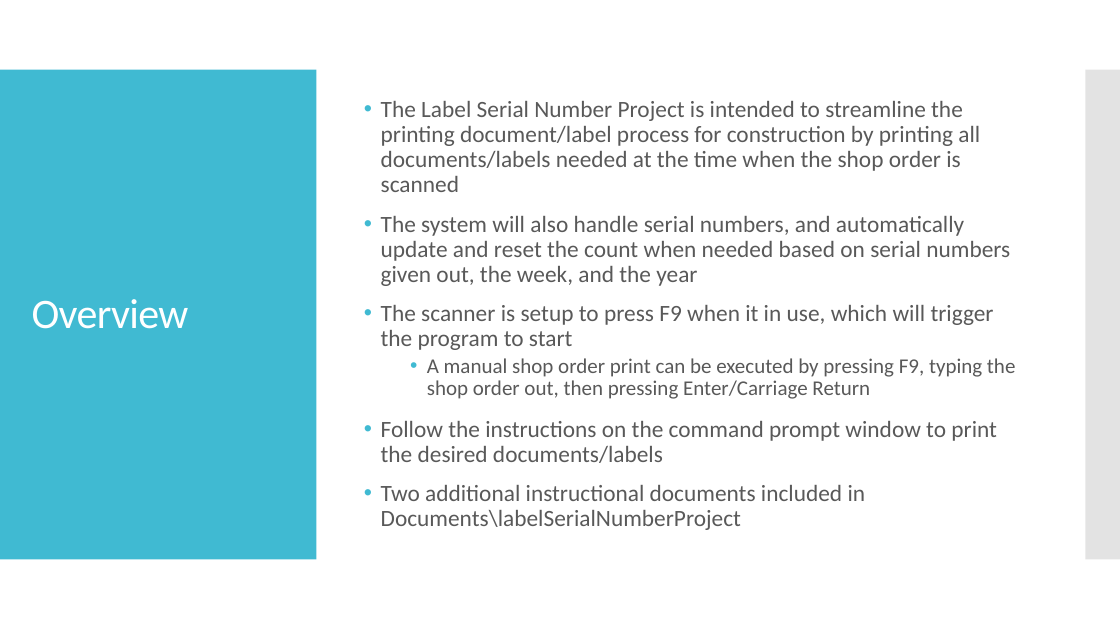
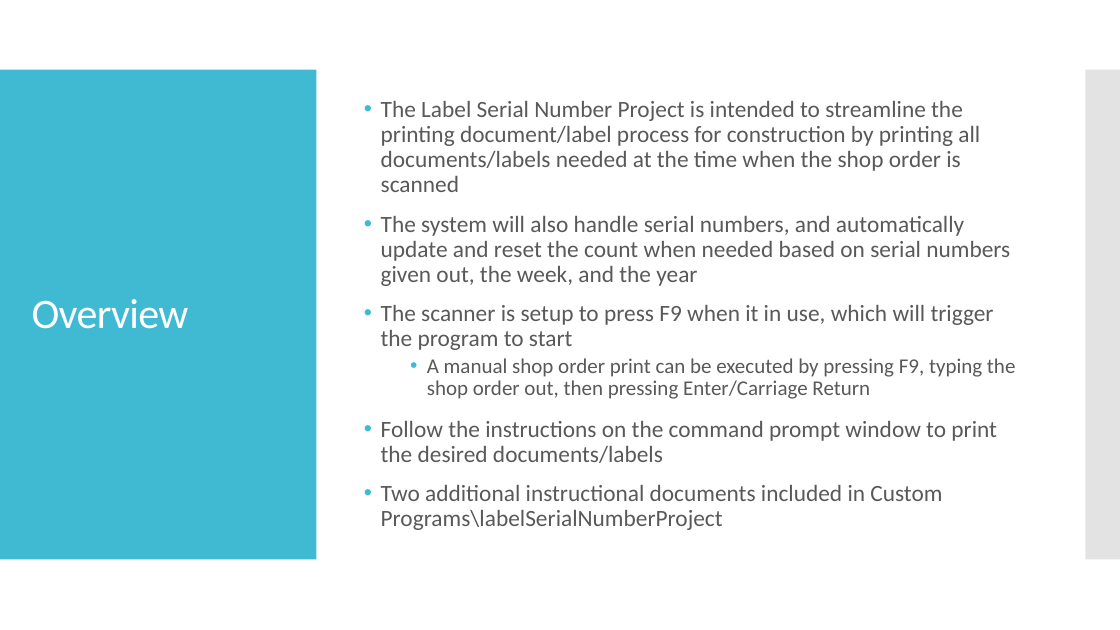
Before and after one commit to pixustechnologies/labelSerialNumberProject, a slide deck: slide 2 of LabelSerialNumberOverview.pptx. Drawn at 1120x630 pixels with LibreOffice and Linux fonts; fonts in the diff are those of the drawing. Boxes give left, top, right and bottom in pixels: in the first picture for what was removed or moved away, otherwise in the second. Text is boxed around its words. In the diff, an @@ line names an element or a change of style, - is before the commit and + after.

```diff
--- a/LabelSerialNumberOverview.pptx
+++ b/LabelSerialNumberOverview.pptx
@@ text at (x1=381, y1=485, x2=942, y2=530): text changed @@
-• Two additional instructional documents included in Documents\labelSerialNumberProject
+• Two additional instructional documents included in Custom Programs\labelSerialNumberProject
```
Also in this commit, not shown: 2 other slides changed, 10 other files.
